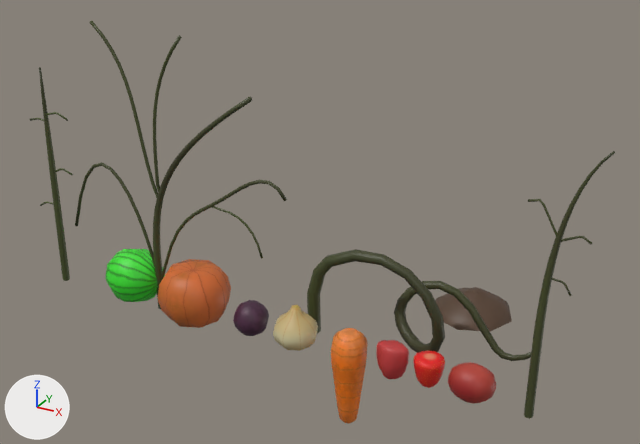
Before and after pictures for a commit that changed the Blender file Primeira_Sala/Vegetacao.blend.
Before and after are seen from a 50 mm lens placed at (2.58, -4.36, 3.12), pointed at (-0.1, 0.52, 0.69). Lighting does not change. The marker at lower left points along +X, +Y and +Z. The picture after the commit comes second.

Names of what the first picture shows: 'Abobora', 'Beterraba', 'Cebola', 'Melancia', 'Pepper', 'Pimenteiro', 'Pé_Abobora', 'Pé_Morango', 'Strawberry', 'Terra?', 'Tomateiro', 'Tomato', 'cenoura'.
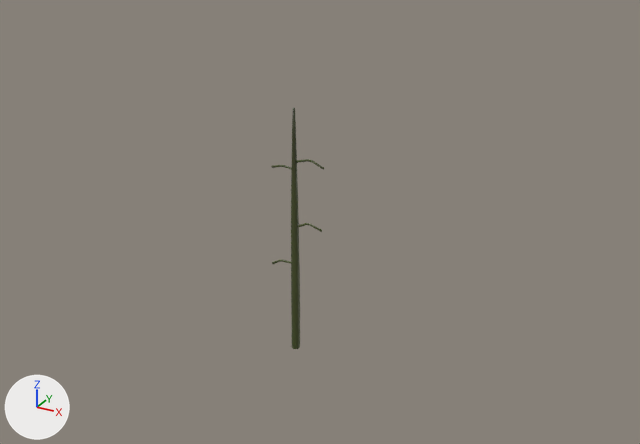
Pixel boxes (x1, y1, x2, y2) of what changed, in the pictures (640 x 444 px):
'Pé_Abobora', hidden (yellow): before (307, 249, 542, 361)
'Pé_Morango', hidden: before (75, 20, 287, 309)
'Abobora', deleted (orange): before (157, 259, 231, 328)
'Tomateiro', moved: before (29, 67, 73, 281); after (271, 108, 324, 349)
'cenoura', deleted (orange): before (331, 328, 368, 424)
'Pimenteiro', hidden: before (524, 151, 615, 419)
'Melancia', hidden (green): before (106, 249, 165, 302)
'Terra?', hidden (brown): before (435, 287, 512, 332)
'Tomato', hidden (red): before (448, 362, 496, 404)
'Cebola', deleted (brown): before (273, 305, 318, 351)
'Pepper', hidden (red): before (376, 340, 409, 379)
'Beterraba', deleted (purple): before (233, 300, 269, 336)
'Strawberry', hidden (red): before (414, 351, 445, 388)

What the commit changed:
Object 'Terra?' (ob_terra) moves from (0.86, 1.012, 0.0) to (0.0, 0.0, 0.0).
Object 'Terra?' (ob_terra) is now hidden.
Object 'Pimenteiro' (ob_pimenteiro) moves from (1.57, 0.0, 0.0) to (0.0, 0.0, 0.0).
Object 'Pimenteiro' (ob_pimenteiro) is now hidden.
Object 'Pé_Morango' (ob_pé_morango) moves from (-1.112, 0.0, 0.0) to (0.0, 0.0, 0.0).
Object 'Pé_Morango' (ob_pé_morango) is now hidden.
Object 'Tomateiro' (ob_tomateiro) moves from (-2.027, 0.0, 0.0) to (0.0, 0.0, 0.0).
Object 'Pé_Abobora' (ob_pé_abobora) moves from (0.0, 0.241, 0.0) to (0.0, 0.0, 0.0).
Object 'Pé_Abobora' (ob_pé_abobora) is now hidden.
Object 'Pepper' (ob_pepper) moves from (0.696, 0.0, 0.0) to (0.0, 0.0, 0.0).
Object 'Pepper' (ob_pepper) is now hidden.
Object 'Strawberry' (ob_strawberry) moves from (0.94, 0.0, 0.0) to (0.0, 0.0, 0.0).
Object 'Strawberry' (ob_strawberry) is now hidden.
Object 'Tomato' (ob_tomato) moves from (1.217, 0.0, 0.0) to (0.0, 0.0, 0.0).
Object 'Tomato' (ob_tomato) is now hidden.
Object 'Beterraba' (ob_beterraba) is deleted.
Object 'Cebola' (ob_cebola) is deleted.
Object 'cenoura' (ob_cenoura) is deleted.
Object 'Abobora' (ob_abobora) is deleted.
Object 'Melancia' (ob_melancia) moves from (-1.329, 0.0, 0.0) to (0.0, 0.0, 0.0).
Object 'Melancia' (ob_melancia) is now hidden.
